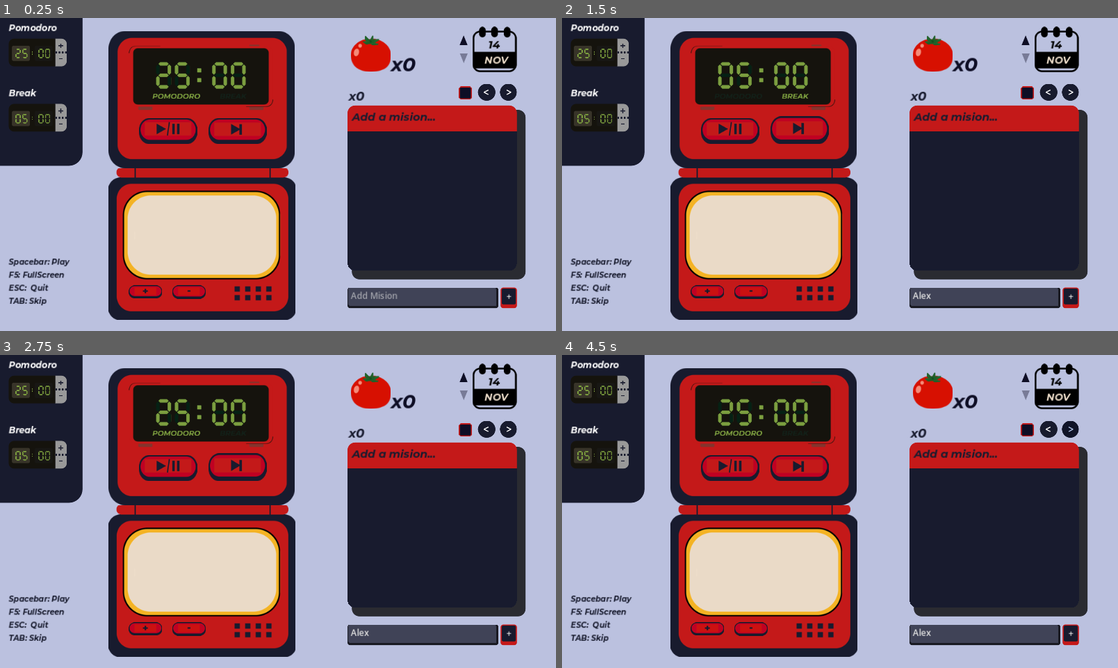
Above: before the commit, frames 1-4 (two rows, left to right).
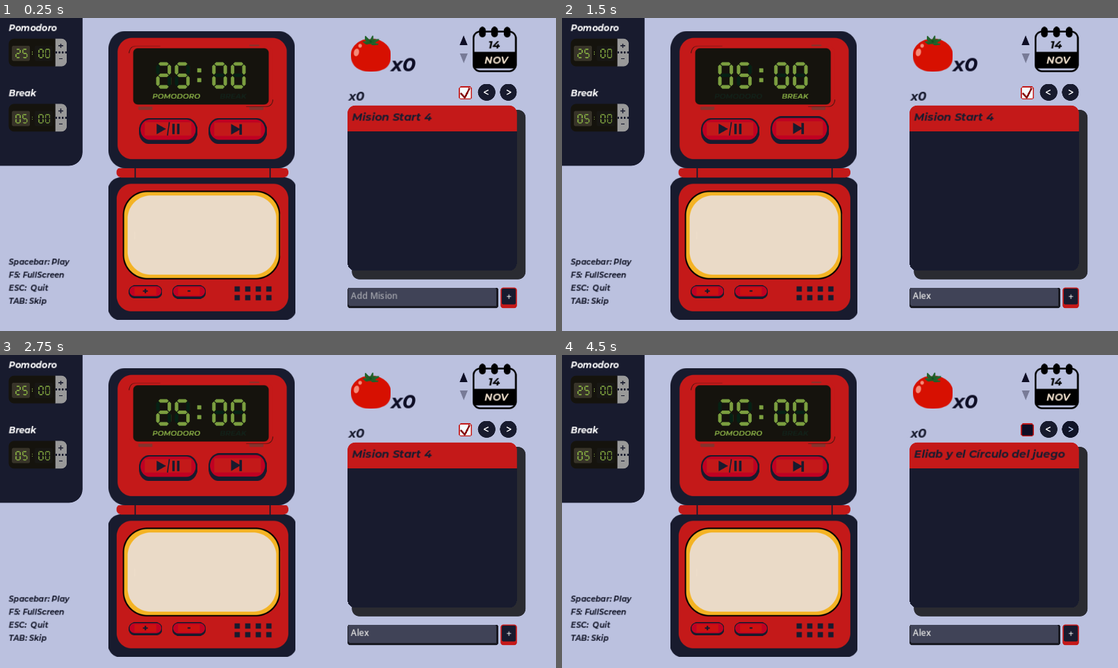
Above: after the commit, the same moments.

Repository: JesusRoberto64/PomoTempo-app
Game: Godot game, scene res://Escenas/Protocols/boot_loader.tscn
Two runs of this game, one before a commit and one after it. Both use one fixed random seed, a clock stepped at 60 frames per second and the inputs below. This scene is started directly instead of the project's main scene.
Inputs (mouse positions are in pixels of both pictures, inside the frame that each line leads up to):
- Up to frame 1 (0.25 s): no input
- Up to frame 2 (1.5 s): click (984, 296) at 0.52 s; type "Alex" at 0.6 s; click (801, 130) at 1.25 s
- Up to frame 3 (2.75 s): click (239, 467) at 2 s
- Up to frame 4 (4.5 s): click (706, 630) at 2.75 s; click (751, 630) at 3.5 s; click (1067, 430) at 4.25 s

The runs differ from the first frame. In frame 1, 0.3% of the frame differs, in the area x 63-85%, y 22-33%; in frame 2, 0.3%; in frame 3, 0.3%; in frame 4, 0.5%, in the area x 63-91%, y 30-34%.
Error before the commit: Invalid call. Nonexistent function 'size' in base 'Nil'. (res://Logica/Client/manage_data.gd:5)

Commit message:
version depurada con servidor desabilitado

Diff:
--- a/godot-frtn/Logica/Client/ParsedClient.gd
+++ b/godot-frtn/Logica/Client/ParsedClient.gd
@@ -6,7 +6,9 @@
 	#get array dates
 	var keys = Fechas01.registers.keys()
 	#take the last key and id register
-	var id = Fechas01.registers.get(keys[keys.size()-1]).id
+	var id = 0
+	if keys.size() > 0:
+		id = Fechas01.registers.get(keys[keys.size()-1]).id
 
 	var newFecha = { _date : { "id": id+1, "pomodoro": 0 }} #add the last id +1
 	Fechas01.registers.merge(newFecha)
@@ -61,7 +63,9 @@
 	#Primero registo cementerio
 	var arr = MisionesRegister.register.keys()
 	#get the last key and ++ int
-	var id = arr[arr.size()-1] + 1
+	var id = 0
+	if arr.size() > 0:
+		id = arr[arr.size()-1] + 1
 	var newMisionRegister = { id : {"mision": _name, "pomodoro": 0 } }
 	MisionesRegister.register.merge(newMisionRegister)
 	var newMision = { Misiones.register.size(): {"nombre": _name, "id" : id} }
--- a/godot-frtn/Logica/Client/boot_loader.gd
+++ b/godot-frtn/Logica/Client/boot_loader.gd
@@ -59,9 +59,9 @@
 func get_Data(endpoint: String, process_Func: Callable)-> Dictionary:
 	request.fetch_Data(endpoint)
 	#Rememeber that this await is a reponse from a SIGNAL in declare in request node
-	#await request.error_Return
-	#if request.error != null:
-		#controlMessage.show_Message(request.error)
-		#return manageData.set_Generic_Data(endpoint)
+	await request.error_Return
+	if request.error != null:
+		controlMessage.show_Message(request.error)
+		return manageData.set_Generic_Data(endpoint)
 	#remeber to use .call() func when using a callable functio
 	return process_Func.call(request.data_recived)
--- a/godot-frtn/Logica/Client/client_request.gd
+++ b/godot-frtn/Logica/Client/client_request.gd
@@ -29,7 +29,6 @@
 
 func fetch_Data(endPoint: String):
 	var err = request(url+endPoint)
-
 	if err != OK:
 		#print("Error on send")
 		pass
--- a/godot-frtn/Recursos/SavedData/save_data_00.tres
+++ b/godot-frtn/Recursos/SavedData/save_data_00.tres
@@ -1,79 +1,10 @@
 [gd_resource type="Resource" load_steps=2 format=3 uid="uid://b2yb0243cjc7j"]
 
-[ext_resource type="Script" path="res://Logica/DataBaseModels/DataResource.gd" id="1_hacy0"]
+[ext_resource type="Script" path="res://Logica/DataBaseModels/DataResource.gd" id="1_6okjx"]
 
 [resource]
-script = ExtResource("1_hacy0")
-fechas = {
-"2024-11-05": {
-"id": 3,
-"pomodoro": 7
-},
-"2024-11-06": {
-"id": 4,
-"pomodoro": 6
-},
-"2024-11-07": {
-"id": 5,
-"pomodoro": 10
-},
-"2026-10-08": {
-"id": 6,
-"pomodoro": 0
-}
-}
-fechasMisionRegistro = {
-3: {
-1: 2,
-2: 2
-},
-4: {
-2: 3,
-3: 3
-},
-5: {
-1: 2,
-2: 4,
-3: 1
-},
-6: {
-1: 1,
-4: 1
-}
-}
-misiones = {
-0: {
-"id": 1,
-"nombre": "Mision Start 4"
-},
-1: {
-"id": 2,
-"nombre": "Eliab y el Círculo del juego"
-},
-2: {
-"id": 3,
-"nombre": "ChuyRonin 66"
-},
-3: {
-"id": 4,
-"nombre": "add"
-}
-}
-misionResgistro = {
-1: {
-"mision": "Mision Start 4",
-"pomodoro": 1
-},
-2: {
-"mision": "Eliab y el Círculo del juego",
-"pomodoro": 0
-},
-3: {
-"mision": "ChuyRonin",
-"pomodoro": 0
-},
-4: {
-"mision": "add",
-"pomodoro": 1
-}
-}
+script = ExtResource("1_6okjx")
+fechas = {}
+fechasMisionRegistro = {}
+misiones = {}
+misionResgistro = {}
Not shown, added: godot-frtn/export_presets.cfg
